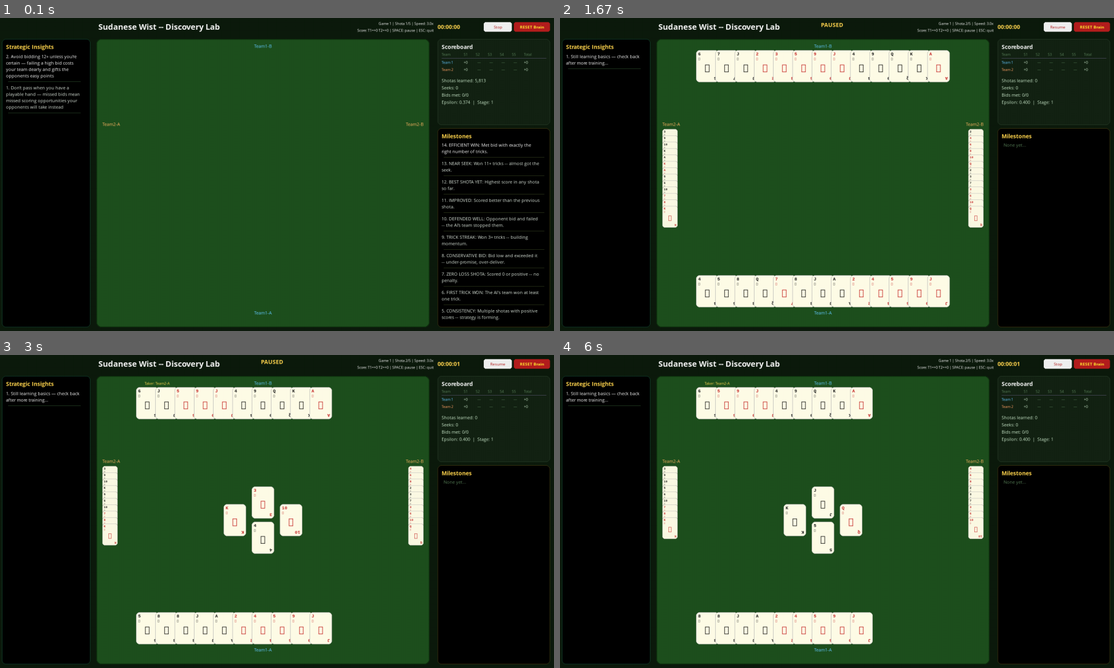
Above: before the commit, frames 1-4 (two rows, left to right).
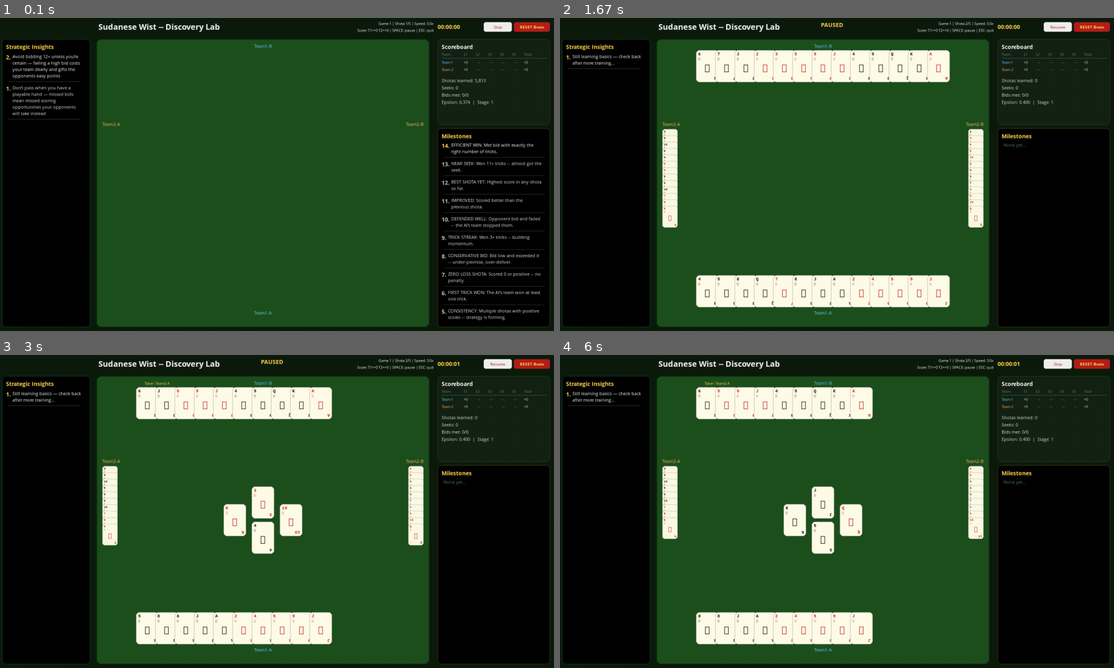
Above: after the commit, the same moments.

Repository: aamagzoub/engineering-intelligence
Game: pygame game, started from gui_wist_discovery/main.py
Two runs of this game, one before a commit and one after it. Both use one fixed random seed, a clock stepped at 60 frames per second and the inputs below.
Inputs (mouse positions are in pixels of both pictures, inside the frame that each line leads up to):
- Up to frame 1 (0.1 s): no input
- Up to frame 2 (1.67 s): click "RESET Brain" at 0.38 s; click (842, 196) at 0.72 s; tap Space at 1 s; click (1041, 287) at 1.38 s
- Up to frame 3 (3 s): tap Space at 1.67, 2.9 s; click (282, 545) at 2.05 s
- Up to frame 4 (6 s): click (981, 483) at 3.22 s; click (1030, 574) at 4.05 s; click "Team" at 4.38 s; click (715, 455) at 5.28 s; click (753, 605) at 5.62 s; tap Space at 5.97 s

The runs differ from the first frame. In frame 1, 2.5% of the frame differs, in the area x 1-98%, y 11-97%; in frame 2, 0.2%; in frame 3, 0.2%; in frame 4, 0.2%.

Commit message:
Revert "fix: numbers same font/size as text — no bold, uniform style"
This reverts commit 7d133d859e7a5f03b7c13d6de061e245da80b9d0.

Diff:
--- a/gui_wist_discovery/renderer.py
+++ b/gui_wist_discovery/renderer.py
@@ -282,7 +282,8 @@
             disc_scroll = state.get("disc_scroll", 0)
             total = len(milestones)
             panel_text_w = panel_w - 30
-            body_font = self.fonts["medium"]  # Same font for number and text.
+            num_font = self.fonts["large"]    # Bold for number.
+            body_font = self.fonts["medium"]  # Regular for text (same as insights).
 
             for i in range(disc_scroll, total):
                 idx = total - 1 - i  # Newest first.
@@ -294,11 +295,18 @@
 
                 is_latest = (i == 0 and disc_scroll == 0)
 
-                # Flatten into one paragraph: "N. Title: description"
+                # Number in bold gold/white.
+                num_str = f"{num}. "
+                num_w = num_font.size(num_str)[0]
+                num_color = TEXT_GOLD if is_latest else (200, 200, 200)
+                self.screen.blit(num_font.render(num_str, True, num_color), (px + 10, y))
+
+                # Title: description — all in one paragraph separated by ":"
+                # Flatten multi-line desc into single line.
                 desc_flat = " ".join(line.strip() for line in desc_text.split("\n") if line.strip())
-                full_text = f"{num}. {title_text}: {desc_flat}" if desc_flat else f"{num}. {title_text}"
+                full_text = f"{title_text}: {desc_flat}" if desc_flat else title_text
                 color = (255, 255, 255) if is_latest else (220, 230, 220)
-                y = self._wrap_text(body_font, full_text, px + 10, y, panel_text_w, color, disc_rect.bottom - 20)
+                y = self._wrap_text(body_font, full_text, px + 10 + num_w, y, panel_text_w - num_w, color, disc_rect.bottom - 20)
                 y += 6
 
                 # Horizontal separator.
@@ -334,7 +342,8 @@
         total = len(insights)
         insight_scroll = state.get("insight_scroll", 0)
         text_w = panel_w - 35
-        body_font = self.fonts["medium"]  # Same font for number and text.
+        body_font = self.fonts["medium"]  # 12px regular — not bold.
+        num_font = self.fonts["large"]    # 15px bold — for the number only.
 
         # Newest on top.
         for i in range(insight_scroll, total):
@@ -346,11 +355,16 @@
             num = idx + 1
             is_latest = (i == 0 and insight_scroll == 0)
 
-            # Number and text in same font, same color.
-            full_text = f"{num}. {text}"
+            # Render number in bold, rest in regular font.
+            num_str = f"{num}. "
+            num_w = num_font.size(num_str)[0]
+            num_color = TEXT_GOLD if is_latest else (200, 200, 200)
+            self.screen.blit(num_font.render(num_str, True, num_color), (15, y))
+
+            # Body text — regular font, white, wrapped.
             color = (255, 255, 255) if is_latest else (220, 230, 220)
-            y = self._wrap_text(body_font, full_text, 15, y, text_w, color, panel_rect.bottom - 20)
-            y += 6
+            y = self._wrap_text(body_font, text, 15 + num_w, y, text_w - num_w, color, panel_rect.bottom - 20)
+            y += 6  # Breathing room.
 
             # Horizontal separator line.
             if y + 10 < panel_rect.bottom - 15:
